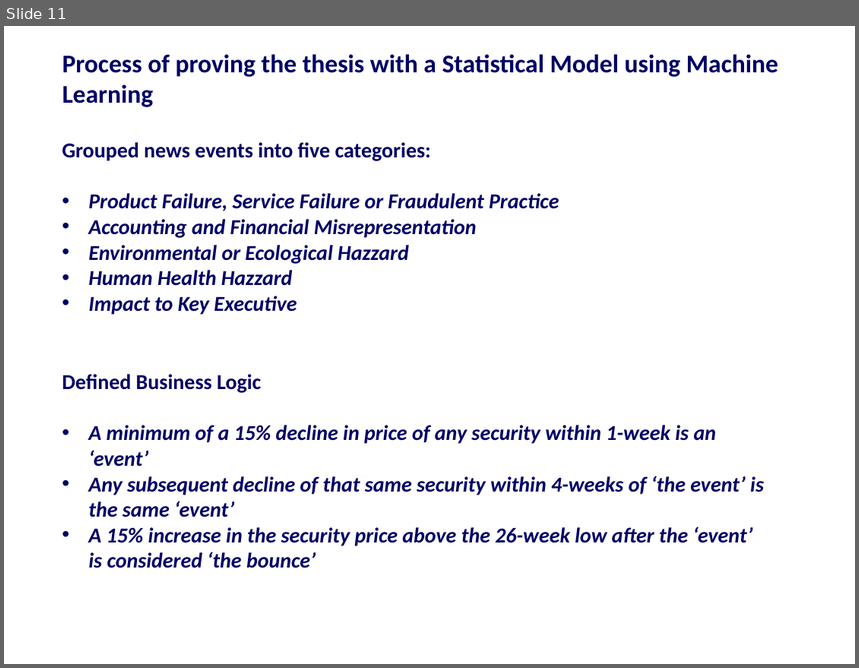
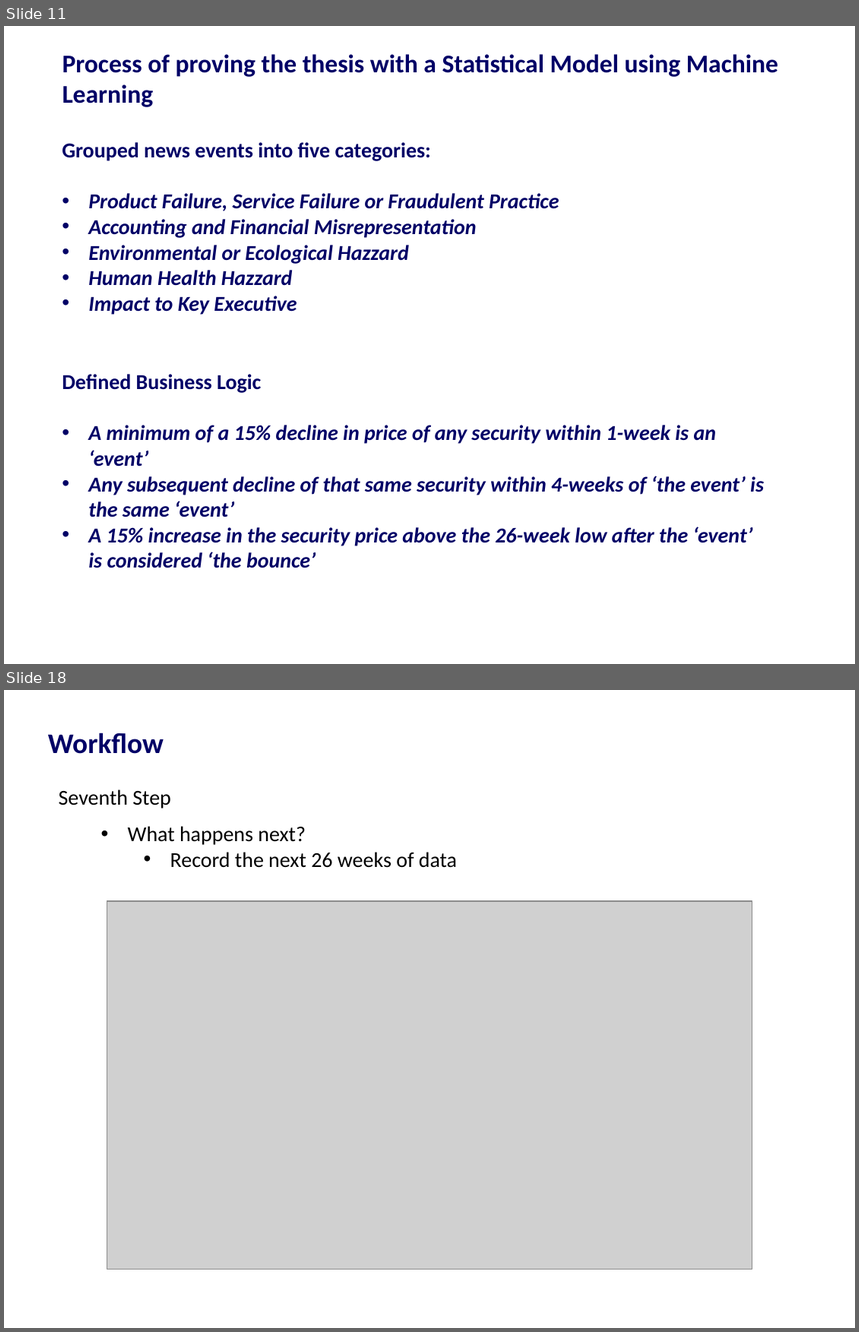
Before and after one commit to harshil753/Bounce_Back, a slide deck: Bounce_Back 24012018v1.pptx. Shown one above the other, each under a label of ours: slide 11 before the commit, slides 11 and 18 after it; the slides between them are not shown. The pictures are 859x668 and 859x1332 pixels, drawn with LibreOffice and Linux fonts; fonts in the diff are those of the drawing; grey boxes stand for pictures. Boxes give left, top, right and bottom in pixels: in the first picture for what was removed or moved away, otherwise in the second. Text is boxed around its words. In the diff, an @@ line names an element or a change of style, - is before the commit and + after.

```diff
--- a/Bounce_Back 24012018v1.pptx
+++ b/Bounce_Back 24012018v1.pptx
@@ slide 18 added at bbox=[4, 690, 855, 1328], background #FFFFFF @@
@@ title added at bbox=[48, 733, 164, 754], 24 pt, text #000066, bold @@
+Workflow
@@ text added at bbox=[59, 790, 457, 868], 18 pt, text #000000 @@
+Seventh Step
+  • What happens next?
+    • Record the next 26 weeks of data
@@ picture added at bbox=[107, 901, 752, 1269] @@
```
Also in this commit, not shown: 10 other slides added, 4 slides removed, 6 other files.
